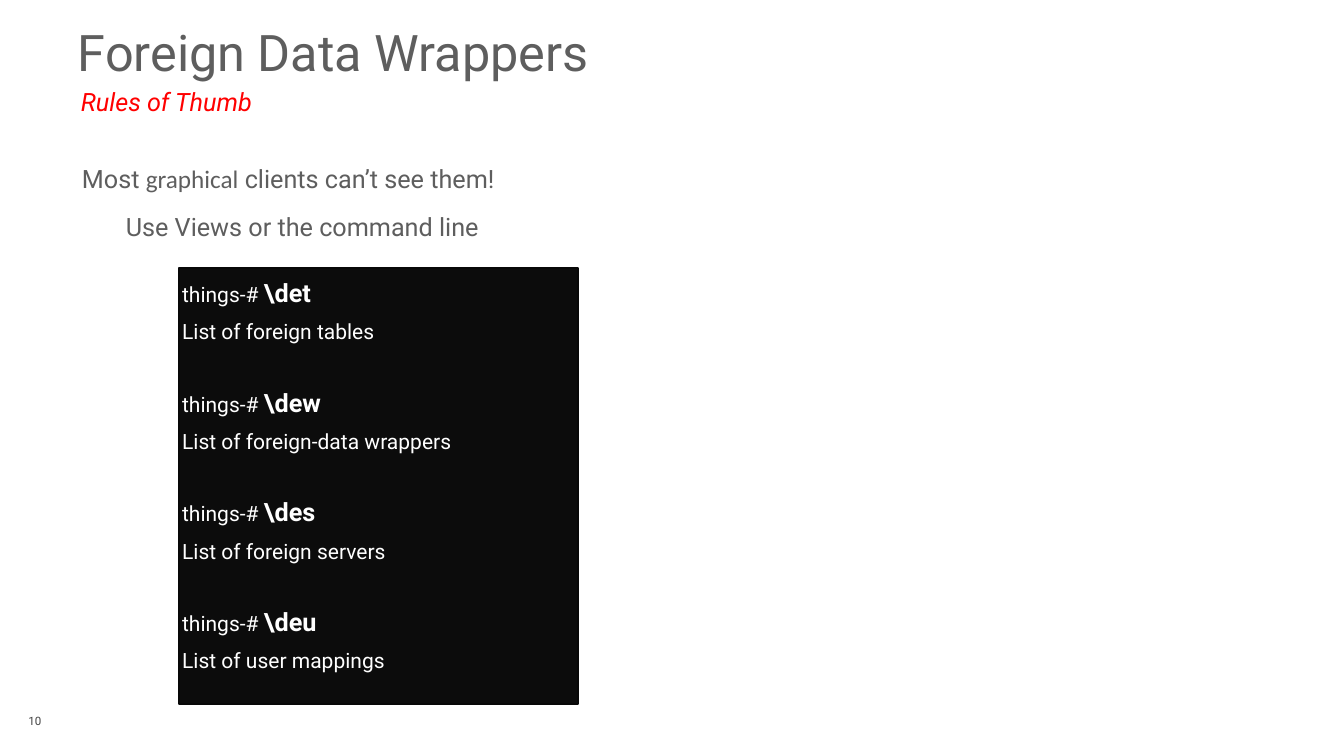
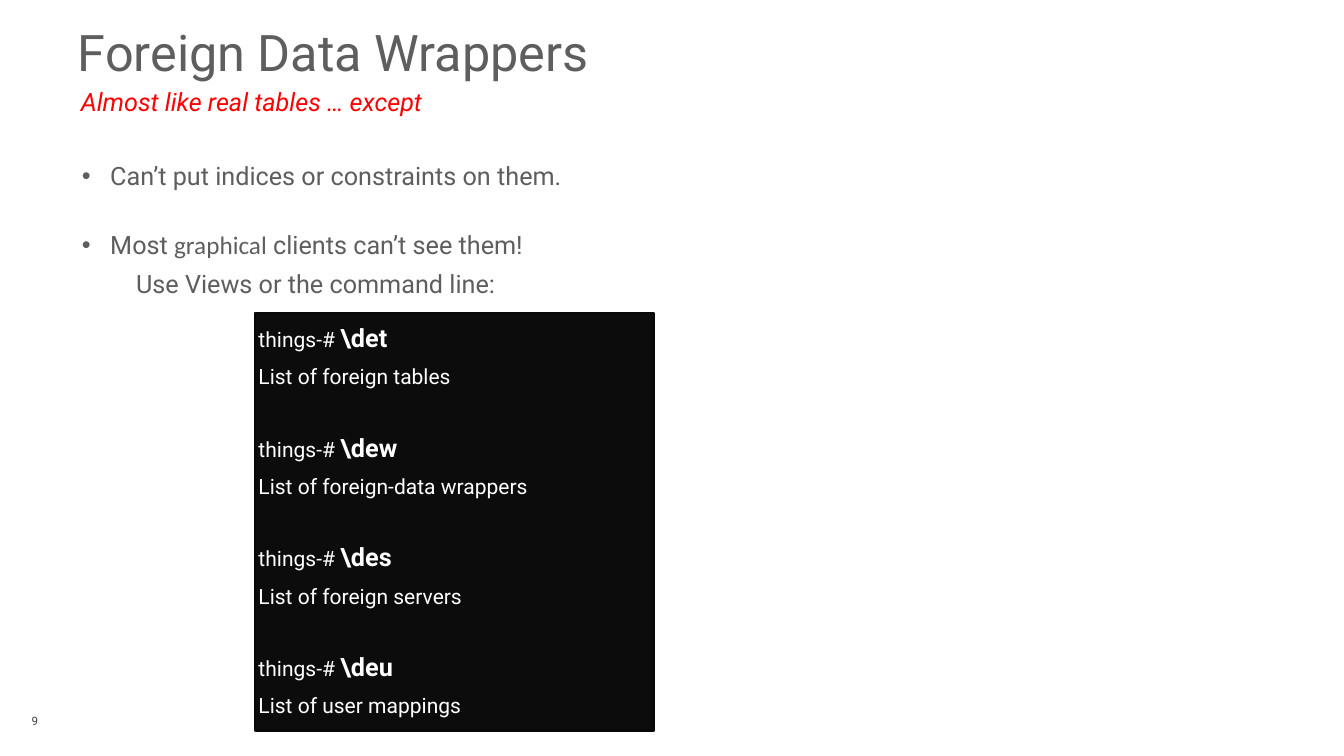
Before and after one commit to rotten/hue-multicorn-postgresql-fdw, a slide deck: slide 9 of extra/Database_Of_Things_PGConf_US_2015.pptx (slide 10 before the commit). Drawn at 1344x756 pixels with LibreOffice and Linux fonts; fonts in the diff are those of the drawing; background and template pictures are left out. Boxes give left, top, right and bottom in pixels: in the first picture for what was removed or moved away, otherwise in the second. Text is boxed around its words. In the diff, an @@ line names an element or a change of style, - is before the commit and + after.

```diff
--- a/extra/Database_Of_Things_PGConf_US_2015.pptx
+++ b/extra/Database_Of_Things_PGConf_US_2015.pptx
@@ text at <box>81,92,422,116</box>: text changed @@
-Rules of Thumb
+Almost like real tables … except
@@ text added at <box>110,166,561,190</box>, 24 pt, text #5E5E5E @@
+• Can’t put indices or constraints on them.
@@ text "Most graphical clients can’t see ...": place and size @@
-text "Most graphical clients can’t see ..." at <box>82,169,494,193</box>
+text "Most graphical clients can’t see ..." at <box>110,235,523,259</box>
@@ text "Most graphical clients can’t see ..." at <box>110,235,523,259</box>: bullet none to • @@
@@ text at <box>136,274,495,293</box>: text changed @@
-Use Views or the command line
+Use Views or the command line:
@@ text "things-# \det": place and size @@
-text "things-# \det" at <box>179,268,578,704</box>
+text "things-# \det" at <box>255,313,655,730</box>
@@ page number at <box>32,716,38,725</box>: text changed @@
-10
+9
```
Also in this commit, not shown: 14 other slides changed, 2 slides added, 2 other files.
